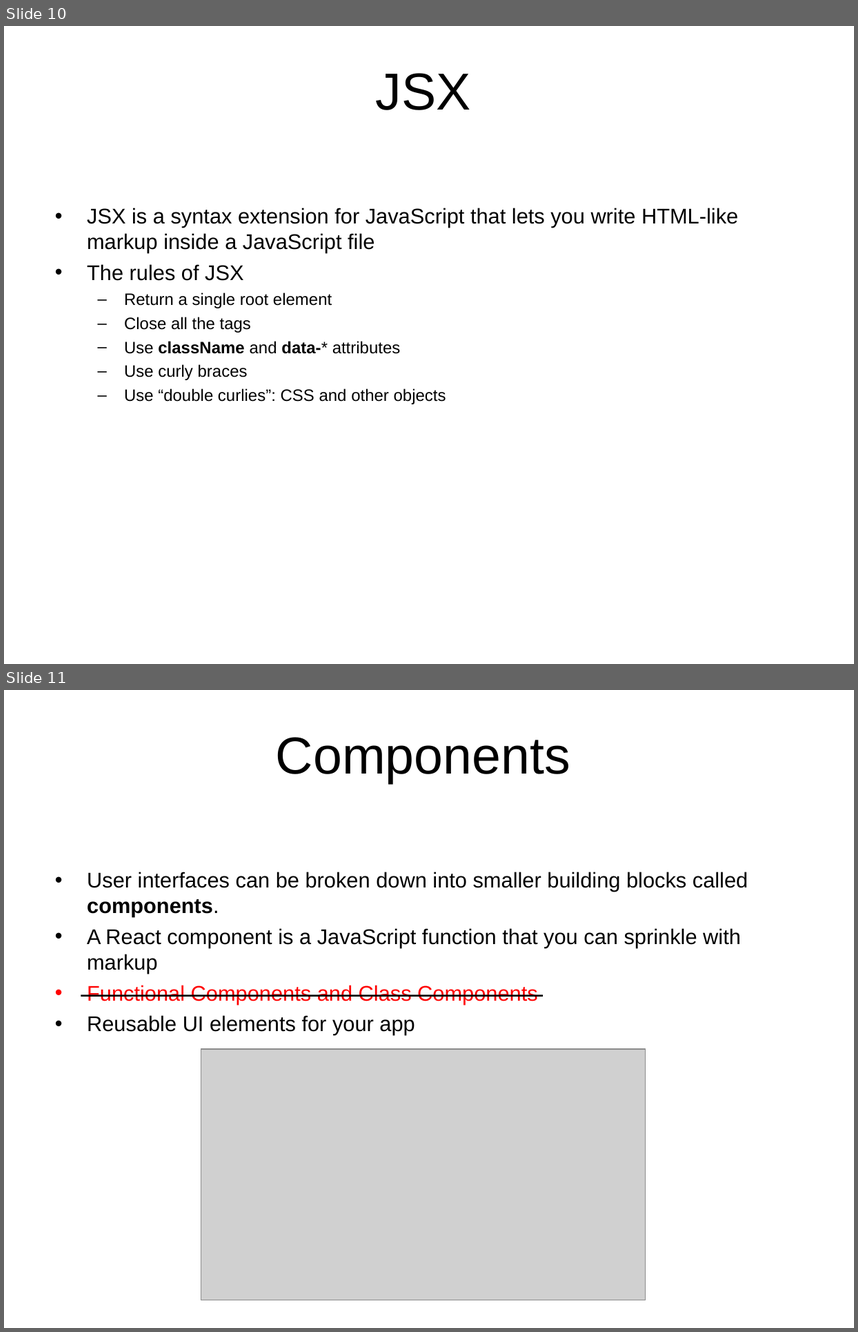
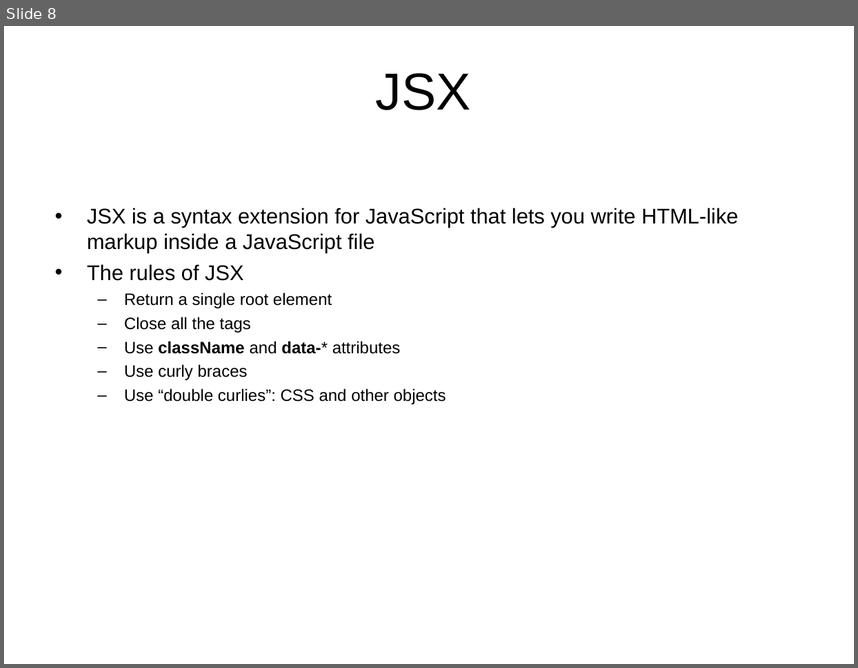
Before and after one commit to thongleclv/reactjs, a slide deck: React Overview.ppt. Shown one above the other, each under a label of ours: slides 10 and 11 before the commit, slide 8 after it. The pictures are 858x1332 and 858x668 pixels, drawn with LibreOffice and Linux fonts; fonts in the diff are those of the drawing; grey boxes stand for pictures; background and template pictures are left out. Boxes give left, top, right and bottom in pixels: in the first picture for what was removed or moved away, otherwise in the second. Text is boxed around its words. In the diff, an @@ line names an element or a change of style, - is before the commit and + after.

```diff
--- a/React Overview.ppt
+++ b/React Overview.ppt
@@ slide 11 removed at [4, 690, 854, 1328], background picture (left out) @@
@@ title removed at [276, 737, 570, 783] @@
-Components
@@ text removed at [87, 871, 748, 1035] @@
-• User interfaces can be broken down into smaller building blocks called components.
-• A React component is a JavaScript function that you can sprinkle with markup
-• Functional Components and Class Components
-• Reusable UI elements for your app
@@ line removed from (81, 995) to (543, 995) @@
@@ picture removed at [201, 1049, 646, 1299] @@
@@ what was slide 10 is now slide 8 @@
```
Also in this commit, not shown: 8 slides changed, 8 slides added, 4 other slides removed, 1 other file.
